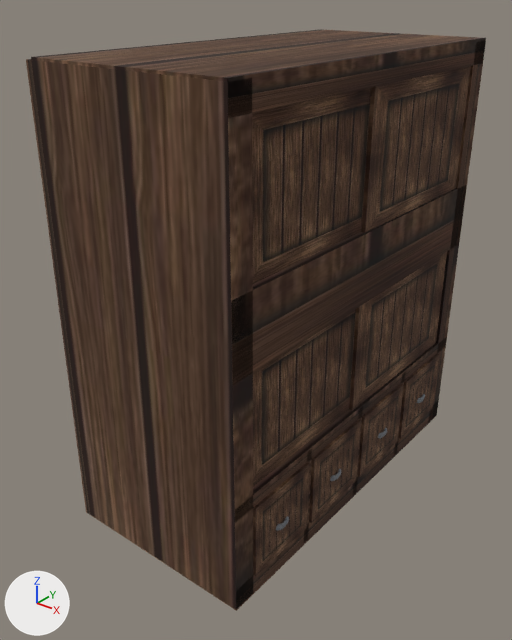
Before and after pictures for a commit that changed the OBJ model ProyectoFinal/ProyectoFinal/Models/Armario/Armario.obj.
Rendered twice from a 50 mm camera at (11.91, -16.29, 15.19) aimed at (-0.36, -0.94, 5.67). Arrows for +X, +Y and +Z are at lower left; the lights stay in place. Where no turn or scale is listed for an object, it has been applied to the vertices. Vertices at the same position are counted once.

The scene before the commit, as lines of its bpy script (objects in view):
```python
me_armario = bpy.data.meshes.new('Armario')
me_armario.from_pydata(...)  # 1744 vertices, 1708 faces; spans x -3.2..3.18, y -5.96..5.97, z -0.01..13.5
# faces by material slot: [108, 1600]
me_armario.materials.append(mat_lambert2sg)  # picture img_puertas_jpg
me_armario.materials.append(mat_lambert3sg)  # picture img_metal_jpg
ob_armario = bpy.data.objects.new('Armario', me_armario)
ob_armario.location = (0.0, 0.0, 0.0)
```
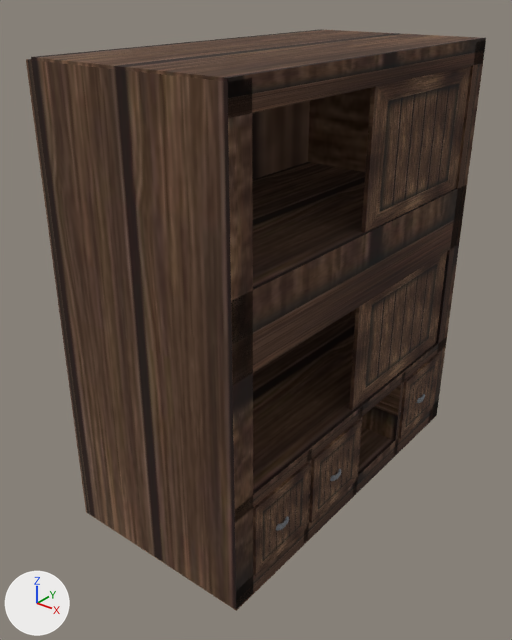
Where the change shows, as pixel boxes [x1, y1, x2, y2] in the pictures (512 x 640 px):
part 1 of me_armario, deleted: before [378, 428, 387, 438]
part 2 of me_armario, deleted (brown): before [252, 88, 371, 284]
part 3 of me_armario, deleted (brown): before [358, 384, 403, 477]
part 4 of me_armario, deleted (brown): before [253, 309, 356, 486]

The change in detail:
me_armario has 1744 vertices, 1708 faces and spans x -3.2..3.18, y -5.96..5.97, z -0.01..13.5.
me_armario is used by ob_armario; location (0.0, 0.0, 0.0).
me_armario part 1: the loose piece of 400 vertices spanning x 2.93..3.18, y 1.08..1.66, z 1.64..1.84 is deleted.
me_armario part 2: the loose piece of 8 vertices spanning x 2.66..2.78, y -5.33..0.32, z 8.95..12.82 is deleted.
me_armario part 3: the loose piece of 8 vertices spanning x 2.98..3.07, y 0.1..2.59, z 0.71..3.01 is deleted.
me_armario part 4: the loose piece of 8 vertices spanning x 2.66..2.78, y -5.33..0.32, z 3.41..7.11 is deleted.
